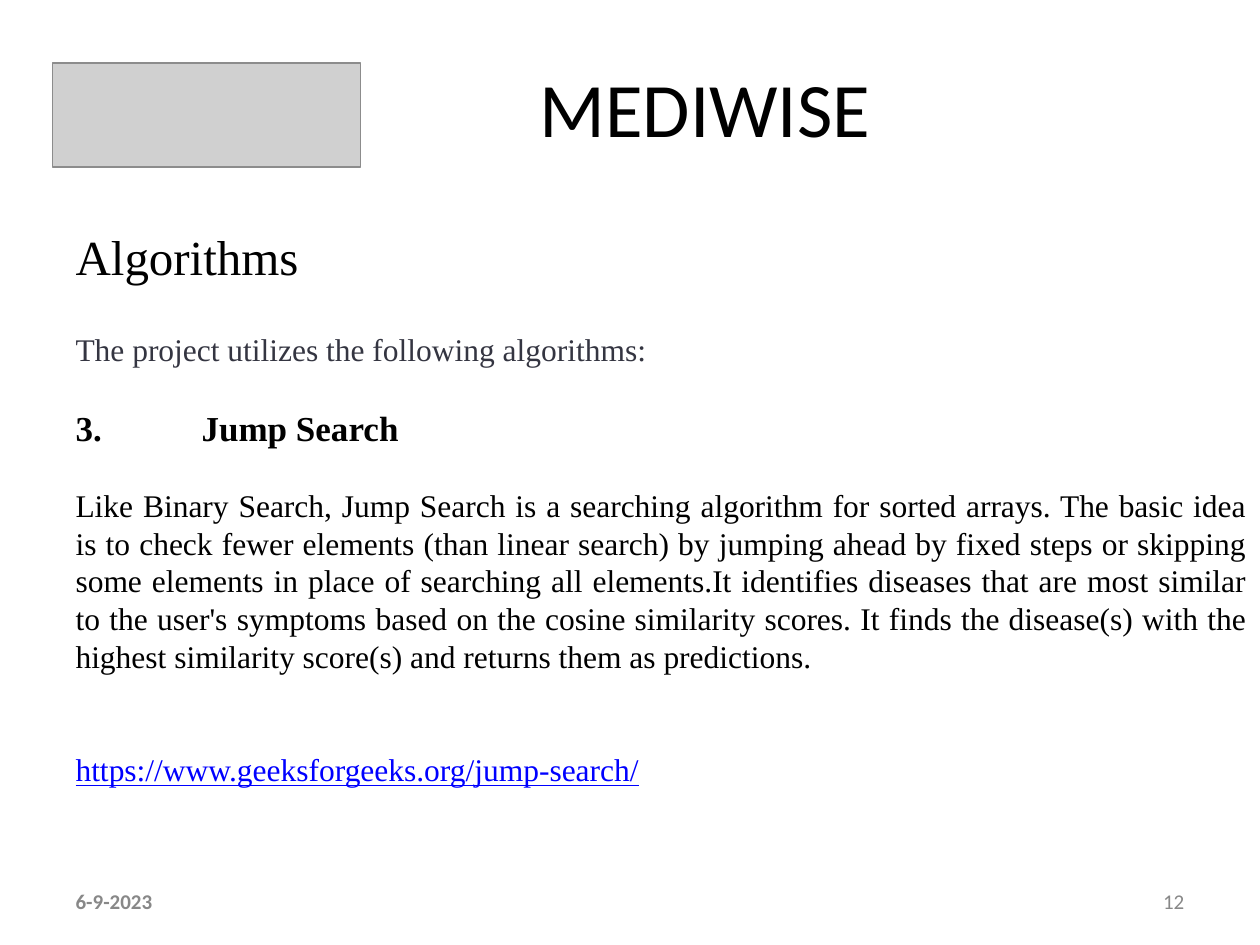
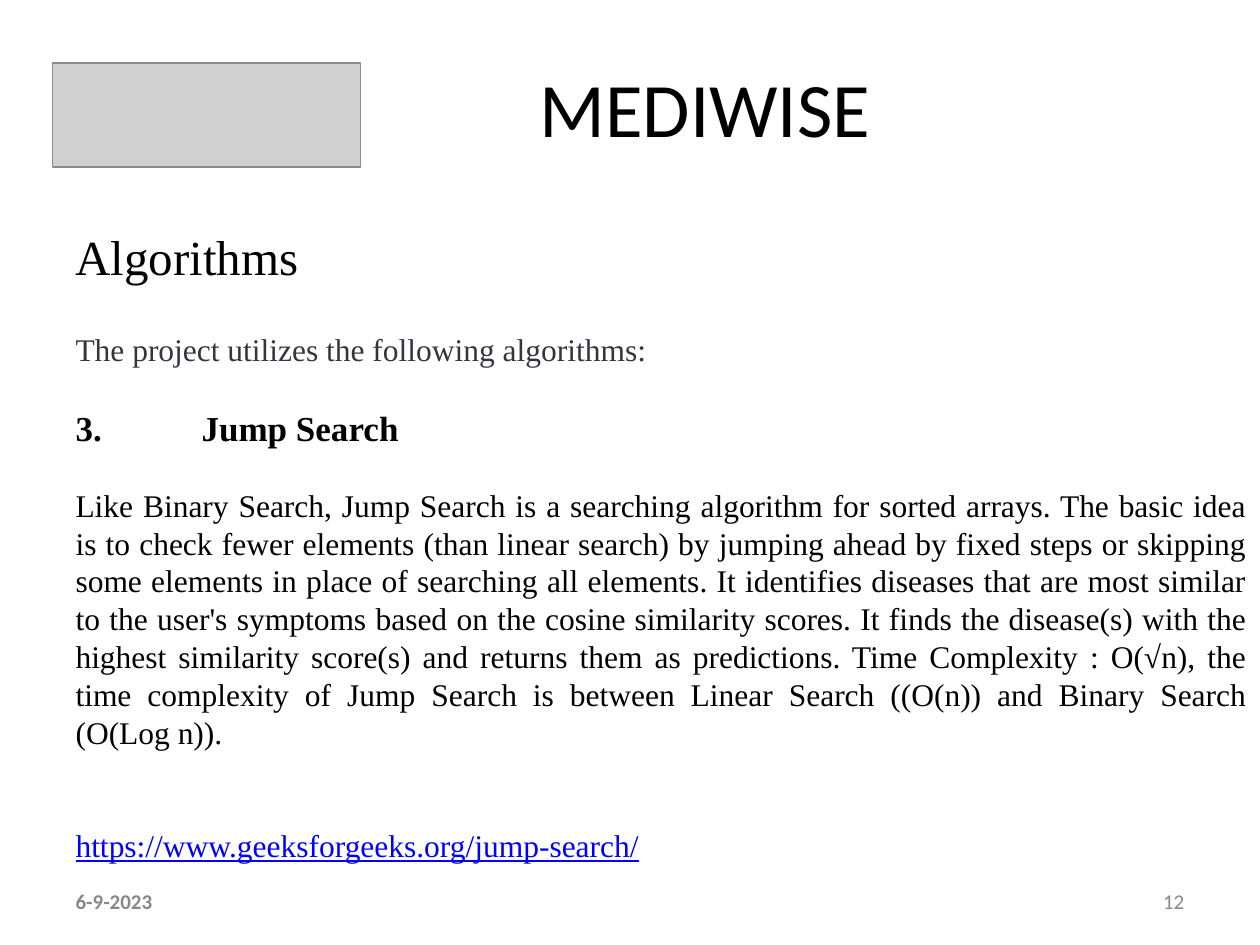
Before and after one commit to ani23-11/MediWise, a slide deck: slide 12 of ppt and references/Main - PPT Template Ctech.pptx. Drawn at 1260x945 pixels with LibreOffice and Linux fonts; fonts in the diff are those of the drawing; grey boxes stand for pictures. Boxes give left, top, right and bottom in pixels: in the first picture for what was removed or moved away, otherwise in the second. Text is boxed around its words. In the diff, an @@ line names an element or a change of style, - is before the commit and + after.

```diff
--- a/ppt and references/Main - PPT Template Ctech.pptx
+++ b/ppt and references/Main - PPT Template Ctech.pptx
@@ text at [76, 495, 1246, 750]: text changed @@
-Like Binary Search, Jump Search is a searching algorithm for sorted arrays. The basic idea is to check fewer elements (than linear search) by jumping ahead by fixed steps or skipping some elements in place of searching all elements.It identifies diseases that are most similar to the user's symptoms based on the cosine similarity scores. It finds the disease(s) with the highest similarity score(s) and returns them as predictions.
+Like Binary Search, Jump Search is a searching algorithm for sorted arrays. The basic idea is to check fewer elements (than linear search) by jumping ahead by fixed steps or skipping some elements in place of searching all elements. It identifies diseases that are most similar to the user's symptoms based on the cosine similarity scores. It finds the disease(s) with the highest similarity score(s) and returns them as predictions. Time Complexity : O(√n), the time complexity of Jump Search is between Linear Search ((O(n)) and Binary Search (O(Log n)).
```
Also in this commit, not shown: 1 other slide changed, 1 slide added, 1 other file.
